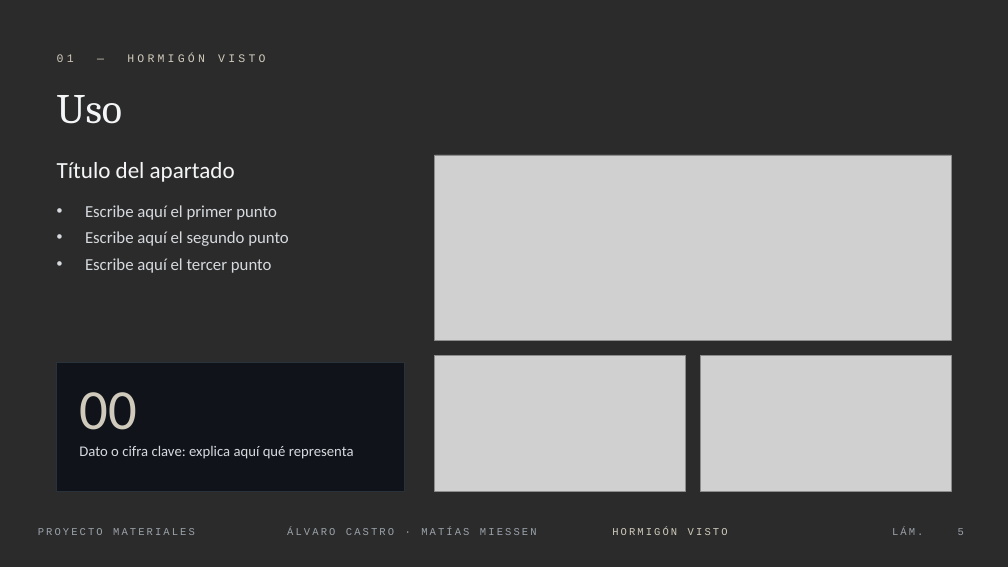
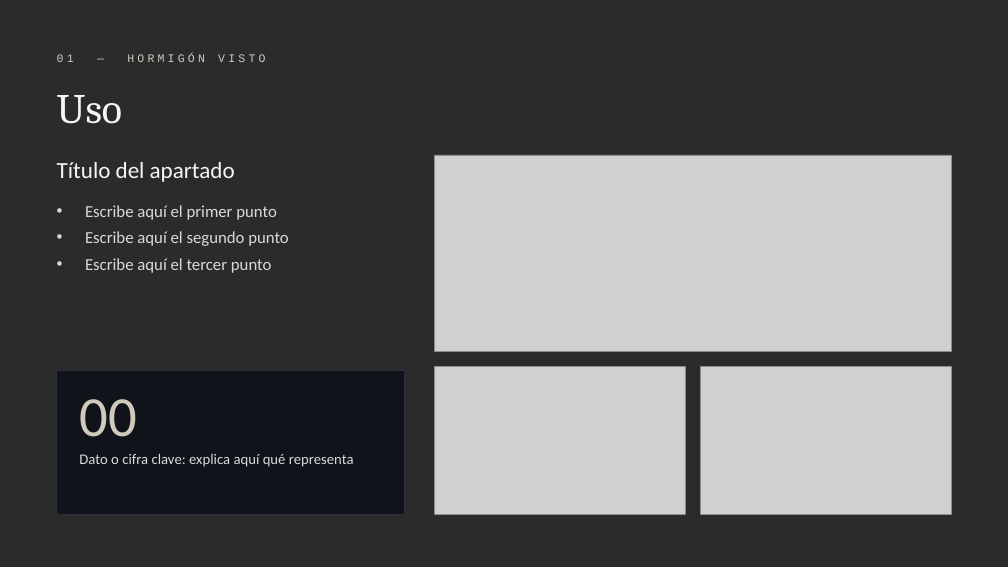
Before and after one commit to Elcastor124/Deutschtrainer, a slide deck: slide 5 of proyecto-materiales/Proyecto-Materiales_Castro-Miessen.pptx. Drawn at 1008x567 pixels with LibreOffice and Linux fonts; fonts in the diff are those of the drawing; grey boxes stand for pictures; background and template pictures are left out; a plain dark background stands for a picture behind light text. Boxes give left, top, right and bottom in pixels: in the first picture for what was removed or moved away, otherwise in the second. Text is boxed around its words. In the diff, an @@ line names an element or a change of style, - is before the commit and + after.

```diff
--- a/proyecto-materiales/Proyecto-Materiales_Castro-Miessen.pptx
+++ b/proyecto-materiales/Proyecto-Materiales_Castro-Miessen.pptx
@@ picture: place and size @@
-picture at [435, 155, 951, 340]
+picture at [435, 155, 951, 352]
@@ rectangle: place and size @@
-rectangle at [57, 363, 405, 492]
+rectangle at [57, 371, 405, 514]
@@ text "00": place and size @@
-text "00" at [79, 392, 136, 430]
+text "00" at [79, 399, 136, 437]
@@ picture: place and size @@
-picture at [435, 355, 685, 492]
+picture at [435, 367, 685, 514]
@@ picture: place and size @@
-picture at [701, 355, 951, 492]
+picture at [701, 367, 951, 514]
@@ text "Dato o cifra clave: explica ...": place and size @@
-text "Dato o cifra clave: explica ..." at [79, 445, 354, 459]
+text "Dato o cifra clave: explica ..." at [79, 453, 354, 467]
@@ text removed at [38, 528, 195, 535] @@
-PROYECTO MATERIALES
@@ text removed at [287, 528, 537, 535] @@
-ÁLVARO CASTRO · MATÍAS MIESSEN
@@ text removed at [612, 528, 728, 535] @@
-HORMIGÓN VISTO
@@ text removed at [892, 528, 923, 535] @@
-LÁM.
@@ page number removed at [958, 528, 964, 535] @@
-5
```
Also in this commit, not shown: 14 other slides changed.
